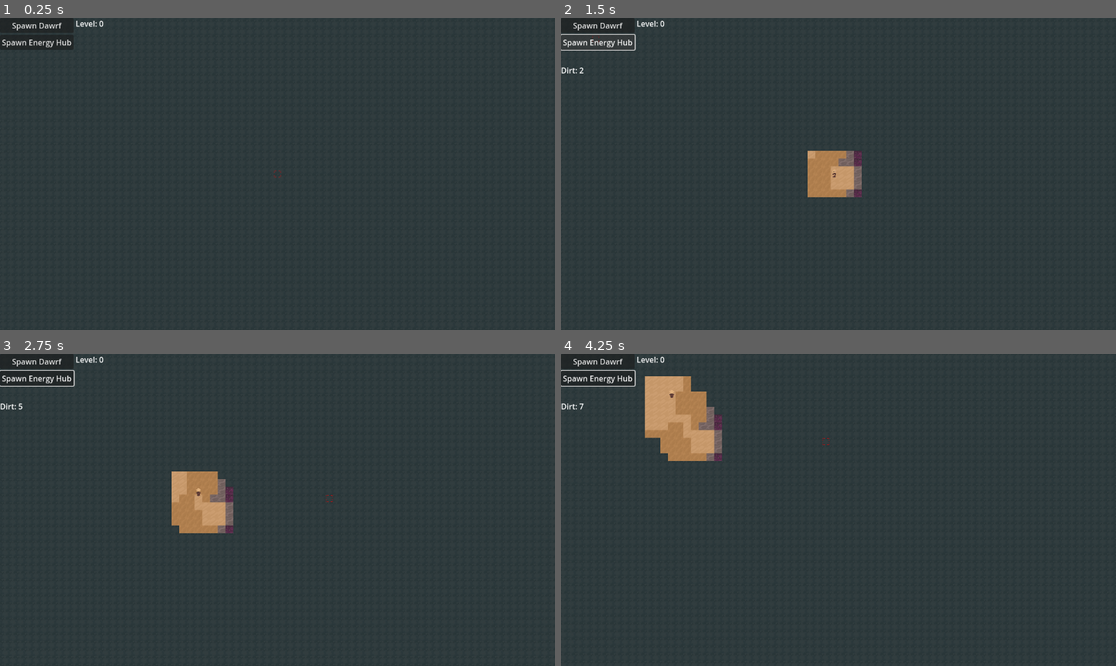
Above: before the commit, frames 1-4 (two rows, left to right).
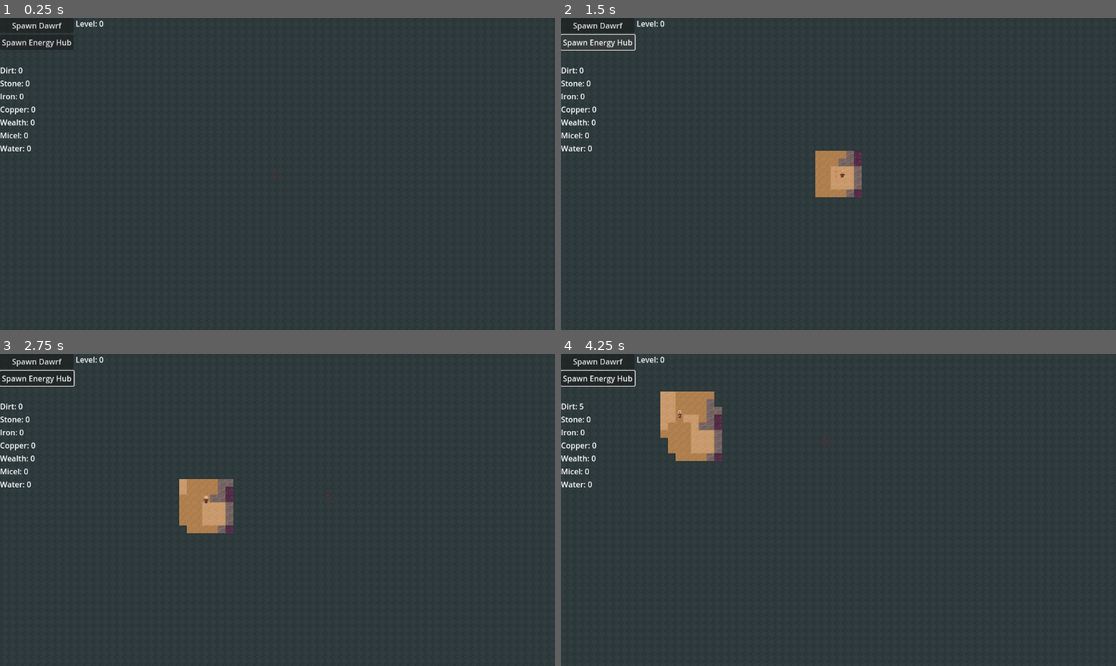
Above: after the commit, the same moments.

Repository: themoonforge/evergrove
Game: Godot game, scene res://world.tscn
Same seed, same stepped clock (60 frames per second), same inputs: the game is played once before the commit and once after it.
Inputs (mouse positions are in pixels of both pictures, inside the frame that each line leads up to):
- Up to frame 1 (0.25 s): no input
- Up to frame 2 (1.5 s): click "Spawn Dawrf" at 0.5 s; click "Spawn Energy Hub" at 1.25 s
- Up to frame 3 (2.75 s): tap Enter at 2 s; move the mouse to (399, 494) at 2.02 s; hold Right (ui_right) from 2.03 s (still down); tap Q at 2.1 s; click (399, 494) at 2.17 s
- Up to frame 4 (4.25 s): move the mouse to (727, 525) at 2.77 s; release Right (ui_right) at 2.78 s; hold Down (ui_down) 2.78-3.53 s; tap E at 2.85 s; tap Space at 3.5 s; move the mouse to (894, 441) at 3.52 s; hold Right (ui_right) from 3.53 s (still down); tap Q at 3.6 s

The runs differ from the first frame. In frame 1, 0.4% of the frame differs, in the area x 0-7%, y 15-43%; in frame 2, 0.6%; in frame 3, 0.9%; in frame 4, 1.6%, in the area x 0-30%, y 7-43%.
Error in both runs: Invalid access to property or key 'hub_container' on a base object of type 'Sprite2D'. (res://gui.gd:44)

Commit message:
init gui state

Diff:
--- a/evergrove/camera_2d.gd
+++ b/evergrove/camera_2d.gd
@@ -27,7 +27,7 @@
 		set_my_zoom(zoom.x + zoom_speed)
 		#zoom += Vector2(zoom_speed, zoom_speed)
 
-func _input(event):
+func _unhandled_input(event):
 	# Zoomen der Kamera mit dem Mausrad
 	if event is InputEventMouseButton:
 		if event.button_index == MOUSE_BUTTON_WHEEL_UP:
--- a/evergrove/dwarf/dwarf.gd
+++ b/evergrove/dwarf/dwarf.gd
@@ -37,7 +37,6 @@
 	# instantiate AI controller
 	add_child(Agent.create())
 	game_state.selected_dwarf = self
-
 
 func set_walking_direction(direction: WalkingDirection) -> void:
 	if walking_direction == direction:
--- a/evergrove/game_state.gd
+++ b/evergrove/game_state.gd
@@ -75,6 +75,16 @@
 
 # Called when the node enters the scene tree for the first time.
 func _ready() -> void:
+	set_coal(0)
+	set_copper(0)
+	set_dirt(0)
+	set_gem(0)
+	set_gold(0)
+	set_stone(0)
+	set_silver(0)
+	set_water(0)
+	set_micel(0)
+	set_iron(0)
 	pass # Replace with function body.
 
 # Called every frame. 'delta' is the elapsed time since the previous frame.
--- a/evergrove/world.gd
+++ b/evergrove/world.gd
@@ -215,7 +215,7 @@
 					update_astarGrid(visible_tile_map, visible_level, pos)
 			#generate_tile(visible_tile_map, Vector2i(x, y))
 
-func _input(event):
+func _unhandled_input(event: InputEvent) -> void:
 	if event is InputEventMouseMotion:
 		var tile_position = visible_tile_map.local_to_map(get_global_mouse_position())
 		tile_cursor.position = visible_tile_map.map_to_local(tile_position)
--- a/evergrove/world.tscn
+++ b/evergrove/world.tscn
@@ -12,10 +12,8 @@
 [node name="Game" type="Node2D"]
 script = ExtResource("1_acbsa")
 
-[node name="GameState" type="Node" parent="."]
-script = ExtResource("2_8uhg5")
-
 [node name="GUI" type="CanvasLayer" parent="."]
+process_priority = 1
 script = ExtResource("2_n34sk")
 
 [node name="VFlowContainer" type="VFlowContainer" parent="GUI"]
@@ -57,6 +55,9 @@
 [node name="DwarfLabel" type="Label" parent="GUI/VFlowContainer"]
 layout_mode = 2
 
+[node name="GameState" type="Node" parent="."]
+script = ExtResource("2_8uhg5")
+
 [node name="Camera2D" type="Camera2D" parent="."]
 script = ExtResource("1_bwmuh")
 
